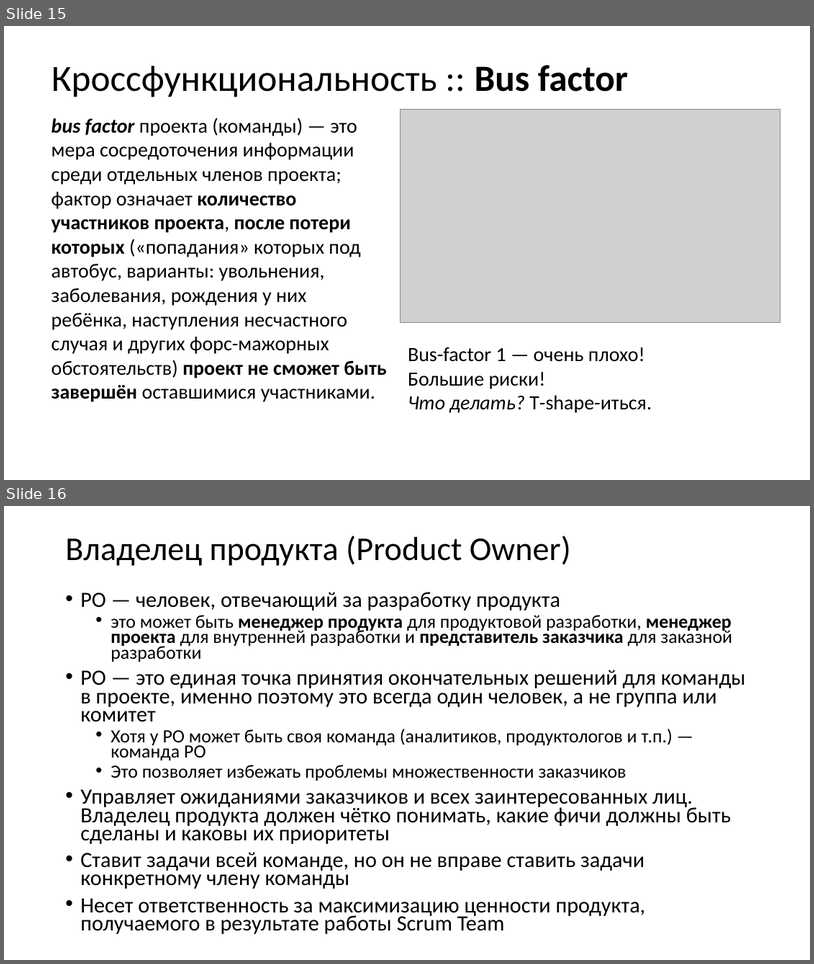
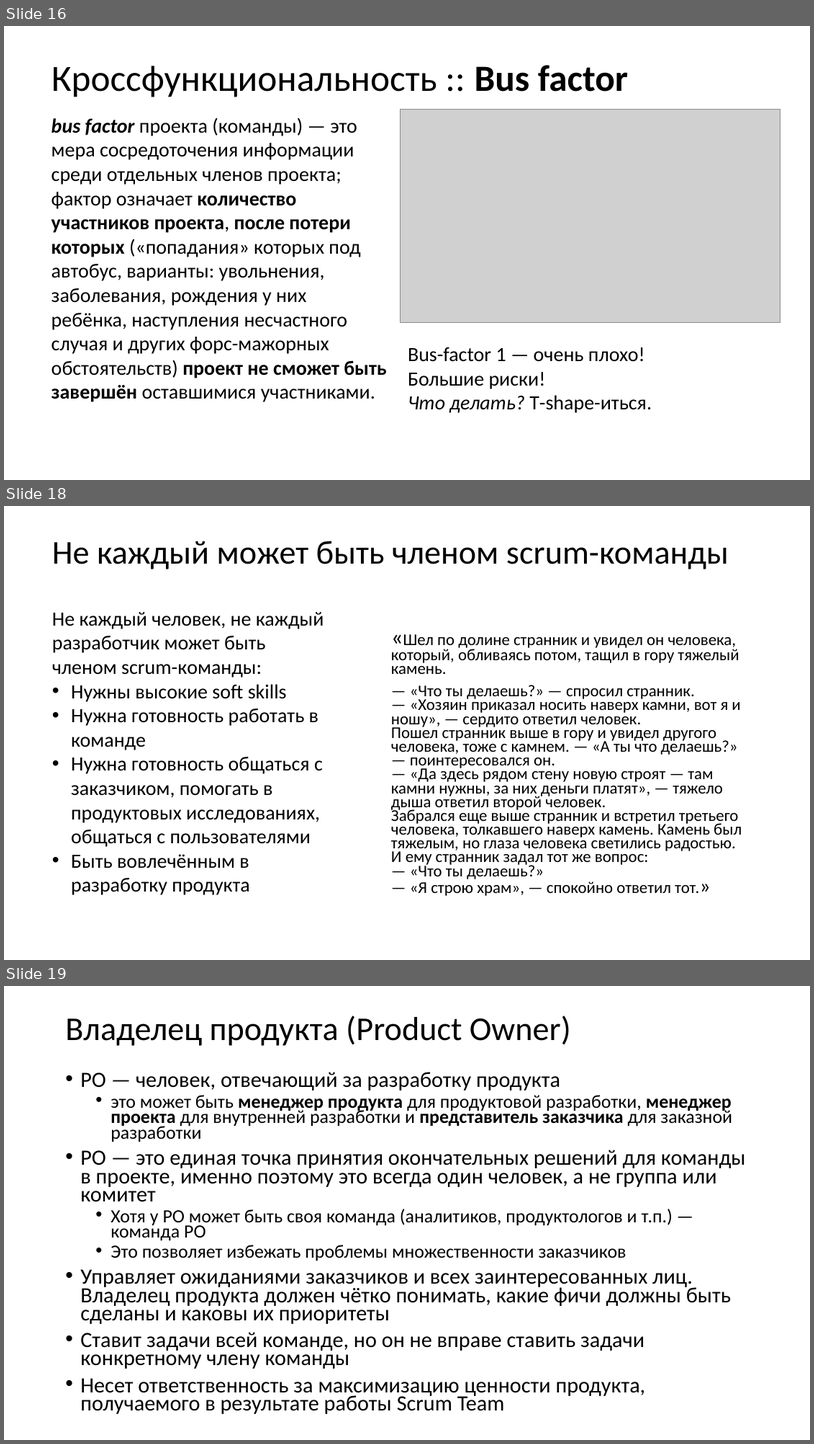
Before and after one commit to xtrueman/soft_dev_mgmt_course, a slide deck: slides/SCRUM.pptx. Shown one above the other, each under a label of ours: slides 15 and 16 before the commit, slides 16, 18 and 19 after it; the slides between them are not shown. The pictures are 814x964 and 814x1444 pixels, drawn with LibreOffice and Linux fonts; fonts in the diff are those of the drawing; grey boxes stand for pictures; background and template pictures are left out. Boxes give left, top, right and bottom in pixels: in the first picture for what was removed or moved away, otherwise in the second. Text is boxed around its words. In the diff, an @@ line names an element or a change of style, - is before the commit and + after.

```diff
--- a/slides/SCRUM.pptx
+++ b/slides/SCRUM.pptx
@@ slide 18 added at [4, 506, 810, 960], background #FFFFFF @@
@@ title added at [52, 541, 729, 569], 39.6 pt, text #000000 @@
+Не каждый может быть членом scrum-команды
@@ text added at [52, 612, 324, 895], 24 pt, text #000000 @@
+Не каждый человек, не каждый разработчик может быть членом scrum-команды:
+• Нужны высокие soft skills
+• Нужна готовность работать в команде
+• Нужна готовность общаться с заказчиком, помогать в продуктовых исследованиях, общаться с пользователями
+• Быть вовлечённым в разработку продукта
@@ text added at [391, 634, 742, 896], 19.6 pt, text #000000 @@
+«Шел по долине странник и увидел он человека, который, обливаясь потом, тащил в гору тяжелый камень.
+— «Что ты делаешь?» — спросил странник.
+— «Хозяин приказал носить наверх камни, вот я и ношу», — сердито ответил человек.
+Пошел странник выше в гору и увидел другого человека, тоже с камнем. — «А ты что делаешь?» — поинтересовался он.
+— «Да здесь рядом стену новую строят — там камни нужны, за них деньги платят», — тяжело дыша ответил второй человек.
+Забрался еще выше странник и встретил третьего человека, толкавшего наверх камень. Камень был тяжелым, но глаза человека светились радостью. И ему странник задал тот же вопрос:
+— «Что ты делаешь?»
+— «Я строю храм», — спокойно ответил тот.»
@@ what was slide 15 is now slide 16 @@
@@ what was slide 16 is now slide 19 @@
```
Also in this commit, not shown: 2 other slides added, 1 other file.
